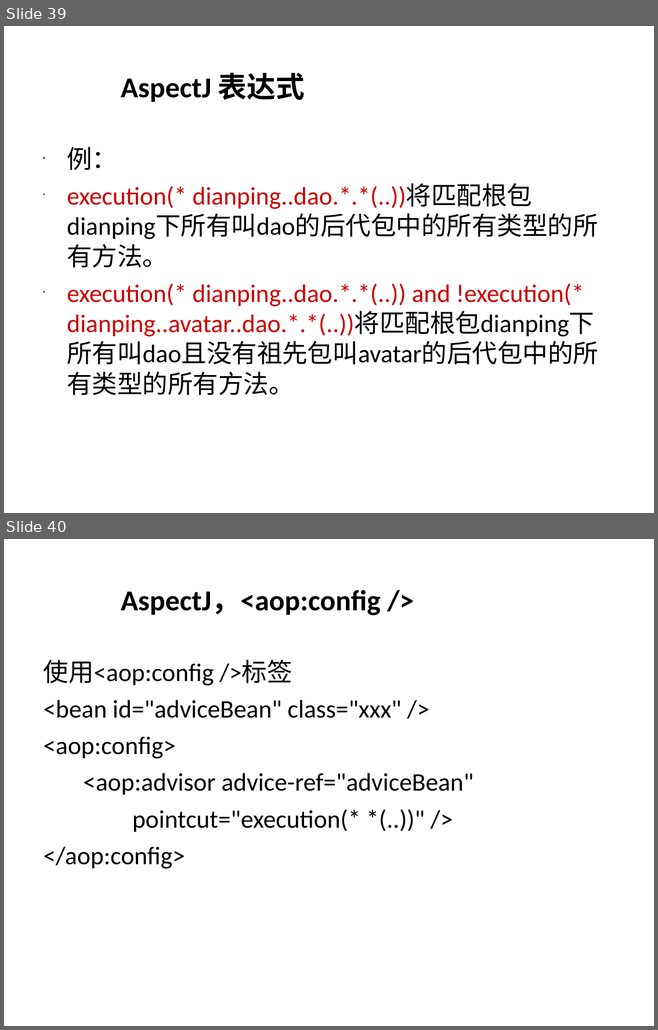
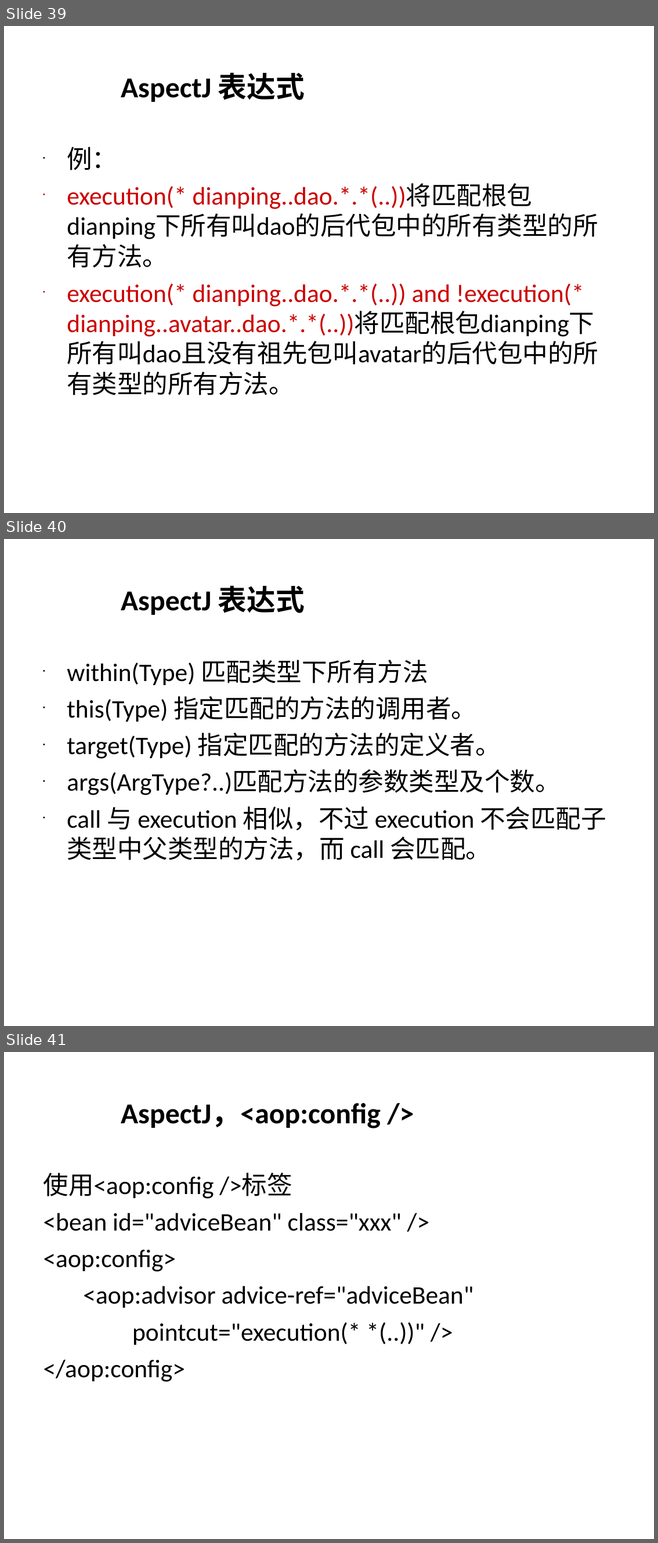
Before and after one commit to burstinair/clouddrive, a slide deck: Spring 学习分享.ppt. Shown one above the other, each under a label of ours: slides 39 and 40 before the commit, slides 39, 40 and 41 after it. The pictures are 658x1030 and 658x1543 pixels, drawn with LibreOffice and Linux fonts; fonts in the diff are those of the drawing; background and template pictures are left out. Boxes give left, top, right and bottom in pixels: in the first picture for what was removed or moved away, otherwise in the second. Text is boxed around its words. In the diff, an @@ line names an element or a change of style, - is before the commit and + after.

```diff
--- a/Spring 学习分享.ppt
+++ b/Spring 学习分享.ppt
@@ slide 40 added at (4, 539, 654, 1026), background picture (left out) @@
@@ title added at (121, 585, 304, 615), 32 pt, text #000000, bold @@
+AspectJ 表达式
@@ text added at (67, 660, 606, 861), 28 pt, text #000000 @@
+• within(Type) 匹配类型下所有方法
+• this(Type) 指定匹配的方法的调用者。
+• target(Type) 指定匹配的方法的定义者。
+• args(ArgType?..)匹配方法的参数类型及个数。
+• call 与 execution 相似，不过 execution 不会匹配子类型中父类型的方法，而 call 会匹配。
@@ what was slide 40 is now slide 41 @@
```
Also in this commit, not shown: 1 slide changed.
